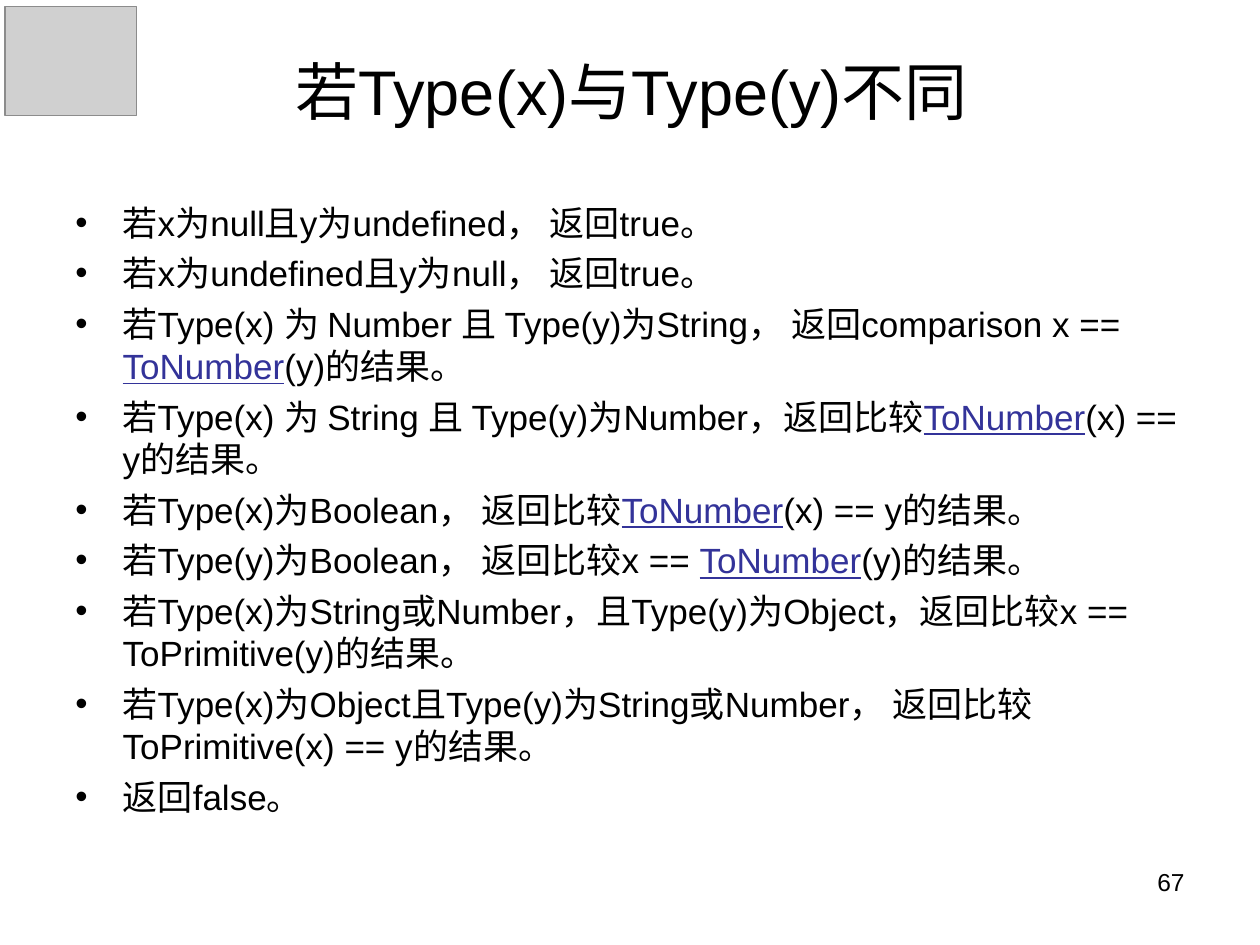
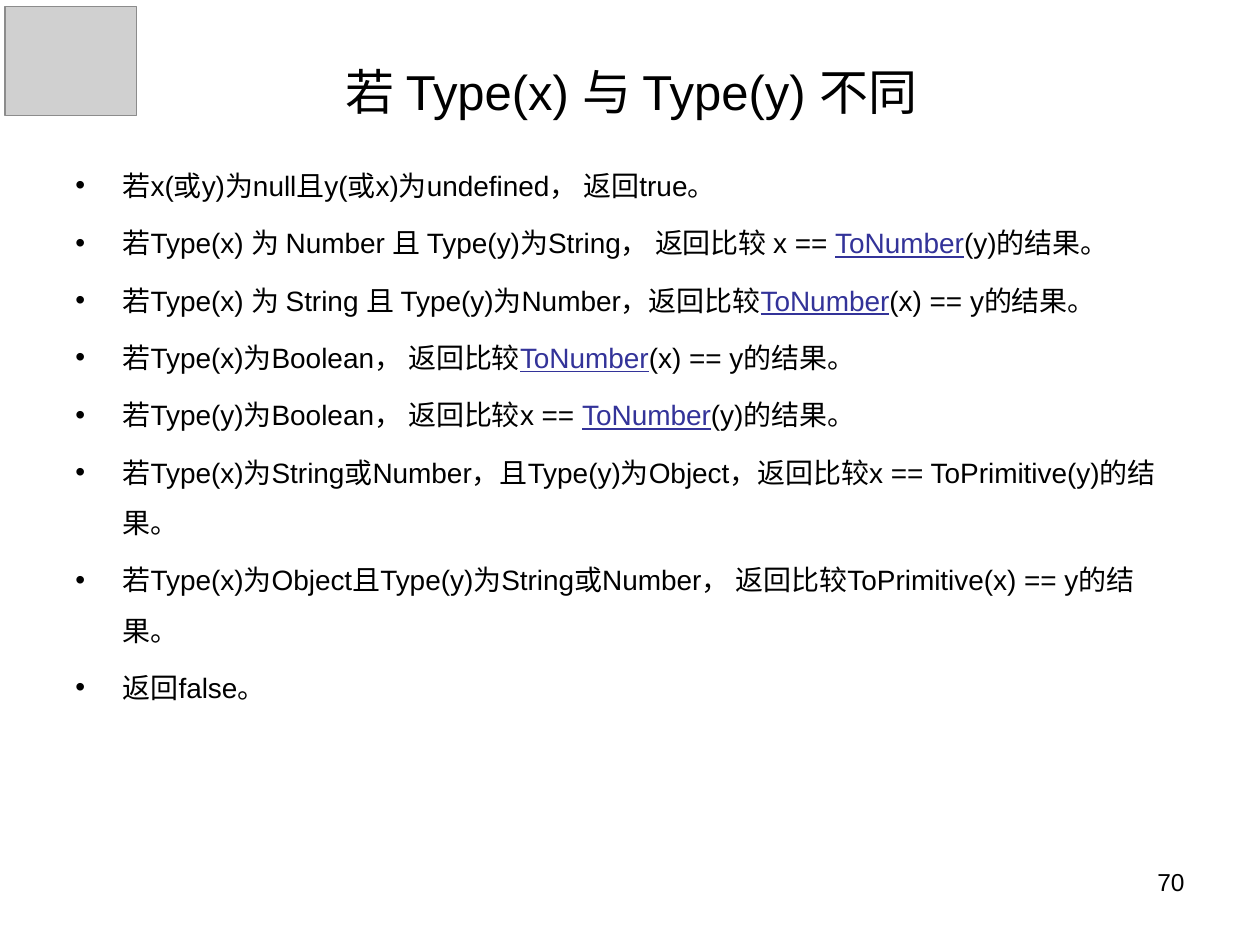
Before and after one commit to panxuepeng/javascript, a slide deck: slide 70 of ppt/第一天课程.ppt (slide 67 before the commit). Drawn at 1260x945 pixels with LibreOffice and Linux fonts; fonts in the diff are those of the drawing; grey boxes stand for pictures. Boxes give left, top, right and bottom in pixels: in the first picture for what was removed or moved away, otherwise in the second. Text is boxed around its words. In the diff, an @@ line names an element or a change of style, - is before the commit and + after.

```diff
--- a/ppt/第一天课程.ppt
+++ b/ppt/第一天课程.ppt
@@ title at [346,68,917,120]: text changed; size 36 to 28 pt @@
-若Type(x)与Type(y)不同
+若 Type(x) 与 Type(y) 不同
@@ text "若x(或y)为null且y(或x)为undefined， 返回true。": place and size @@
-text "若x(或y)为null且y(或x)为undefined， 返回true。" at [123,206,1127,813]
+text "若x(或y)为null且y(或x)为undefined， 返回true。" at [123,172,1156,701]
@@ text at [123,172,1108,259]: text changed; size 20 to 16 pt @@
-• 若x为null且y为undefined， 返回true。
-• 若x为undefined且y为null， 返回true。
-• 若Type(x) 为 Number 且 Type(y)为String， 返回comparison x == ToNumber(y)的结果。
+• 若x(或y)为null且y(或x)为undefined， 返回true。
+• 若Type(x) 为 Number 且 Type(y)为String， 返回比较 x == ToNumber(y)的结果。
@@ text at [123,287,1156,701]: size 20 to 16 pt in "若Type(x) 为 String 且 Type(y)为Number，返回比较ToNumber(x) == y的结果。", "若Type(x)为Boolean， 返回比较ToNumber(x) == y的结果。", "若Type(y)为Boolean， 返回比较x == ToNumber(y)的结果。", "若Type(x)为String或Number，且Type(y)为Object，返回比较x == ToPrimitive( ..." and 2 more places; line spacing 1 to 1.5; less space between paragraphs @@
@@ page number at [1157,874,1184,892]: text changed @@
-67
+70
```
Also in this commit, not shown: 10 other slides changed, 10 slides added, 4 slides removed, 22 other files.
